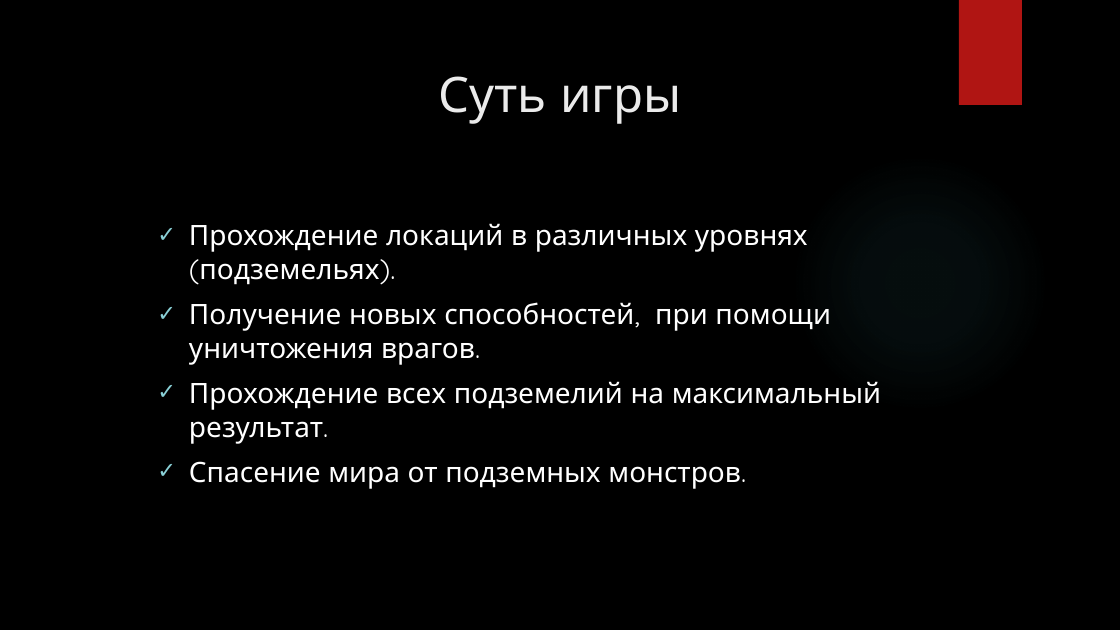
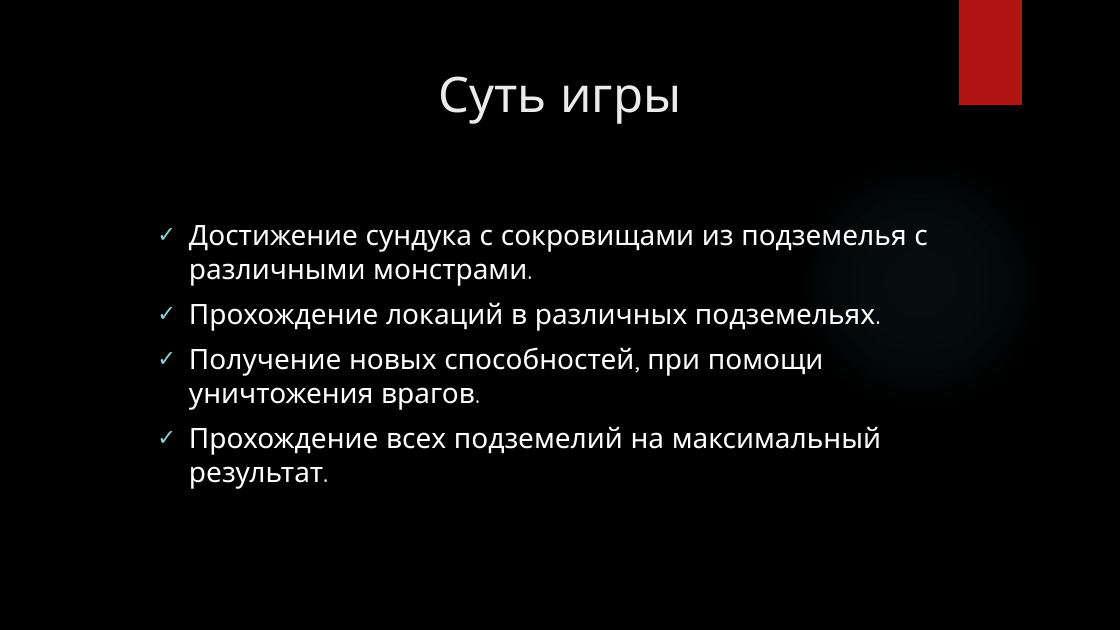
Before and after one commit to Timur-Korbesov/Dark-Lifes, a slide deck: slide 2 of Docs/Презентация.pptx. Drawn at 1120x630 pixels with LibreOffice and Linux fonts; fonts in the diff are those of the drawing; background and template pictures are left out. Boxes give left, top, right and bottom in pixels: in the first picture for what was removed or moved away, otherwise in the second. Text is boxed around its words. In the diff, an @@ line names an element or a change of style, - is before the commit and + after.

```diff
--- a/Docs/Презентация.pptx
+++ b/Docs/Презентация.pptx
@@ text at <box>189,225,927,331</box>: text changed @@
-✓ Прохождение локаций в различных уровнях (подземельях).
+✓ Достижение сундука с сокровищами из подземелья с различными монстрами.
+✓ Прохождение локаций в различных подземельях.
@@ text at <box>189,461,741,489</box>: paragraph removed @@
-✓ Спасение мира от подземных монстров.
```
Also in this commit, not shown: 4 slides added, 1 slide removed.
